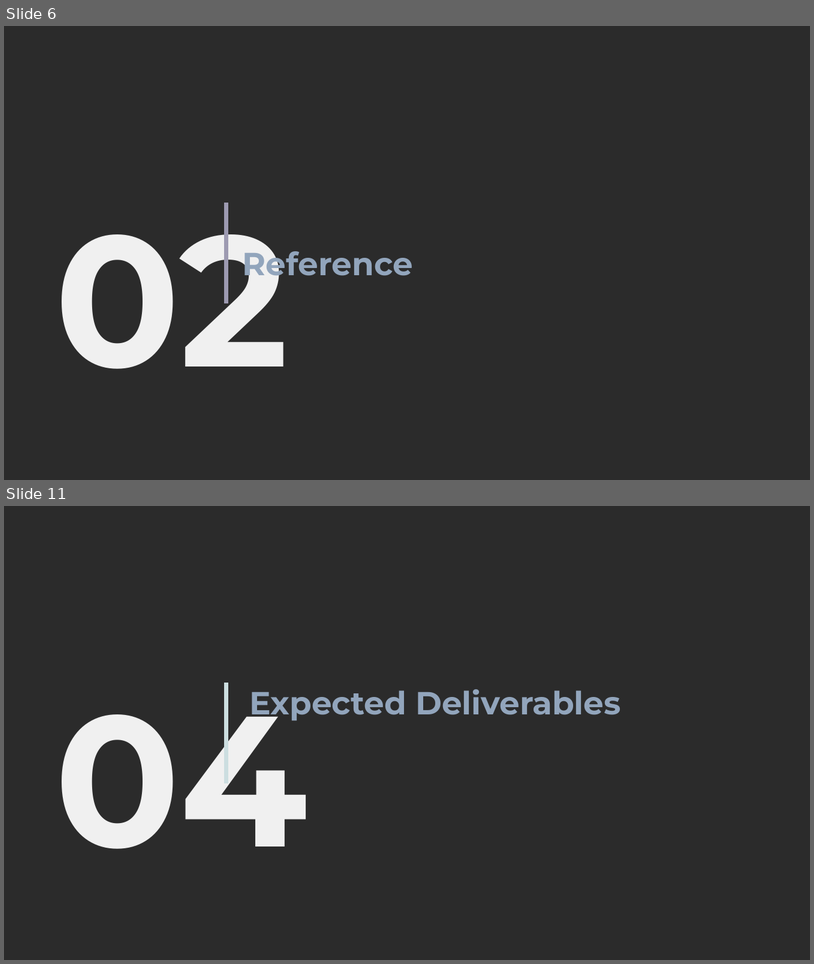
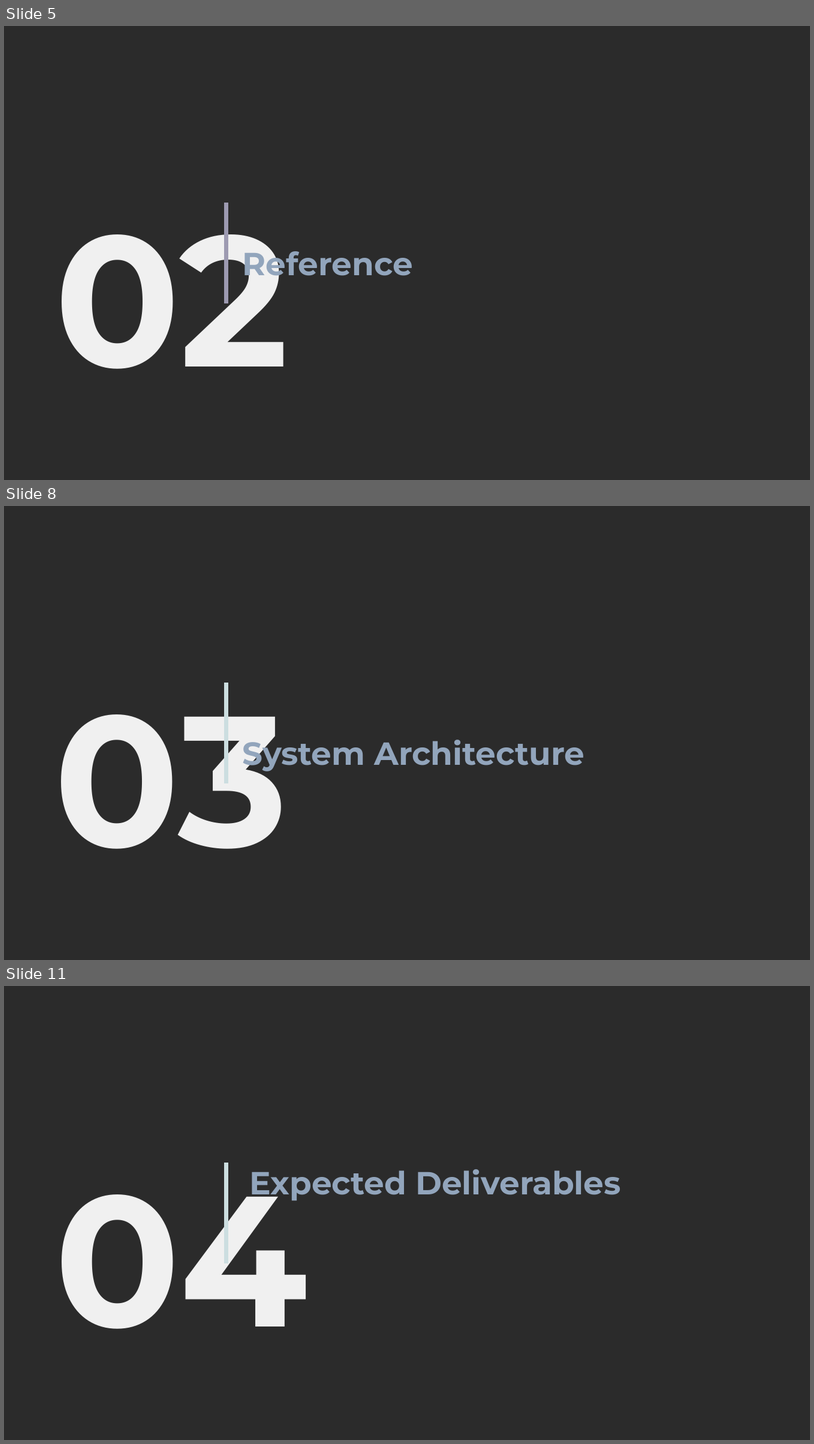
Before and after one commit to yuru1231/MWN-2026-M11502215-Lucy, a slide deck: A1-background/slides/MWN.pptx. Shown one above the other, each under a label of ours: slides 6 and 11 before the commit, slides 5, 8 and 11 after it; the slides between them are not shown. The pictures are 814x964 and 814x1444 pixels, drawn with LibreOffice and Linux fonts; fonts in the diff are those of the drawing; background and template pictures are left out; a plain dark background stands for a picture behind light text. Boxes give left, top, right and bottom in pixels: in the first picture for what was removed or moved away, otherwise in the second. Text is boxed around its words. In the diff, an @@ line names an element or a change of style, - is before the commit and + after.

```diff
--- a/A1-background/slides/MWN.pptx
+++ b/A1-background/slides/MWN.pptx
@@ slide 8 added at <box>4,506,810,960</box>, background picture (left out) @@
@@ text added at <box>54,682,288,849</box>, 331 pt, text #F0F0F0, bold @@
+03
@@ freeform shape added at <box>225,682,228,783</box>, fill #CCDEE0 @@
@@ text added at <box>243,733,585,772</box>, 57 pt, text #92A5BC, bold @@
+System Architecture
@@ what was slide 6 is now slide 5 @@
```
Also in this commit, not shown: 4 slides changed, 4 other slides added, 4 slides removed, 4 other files.
